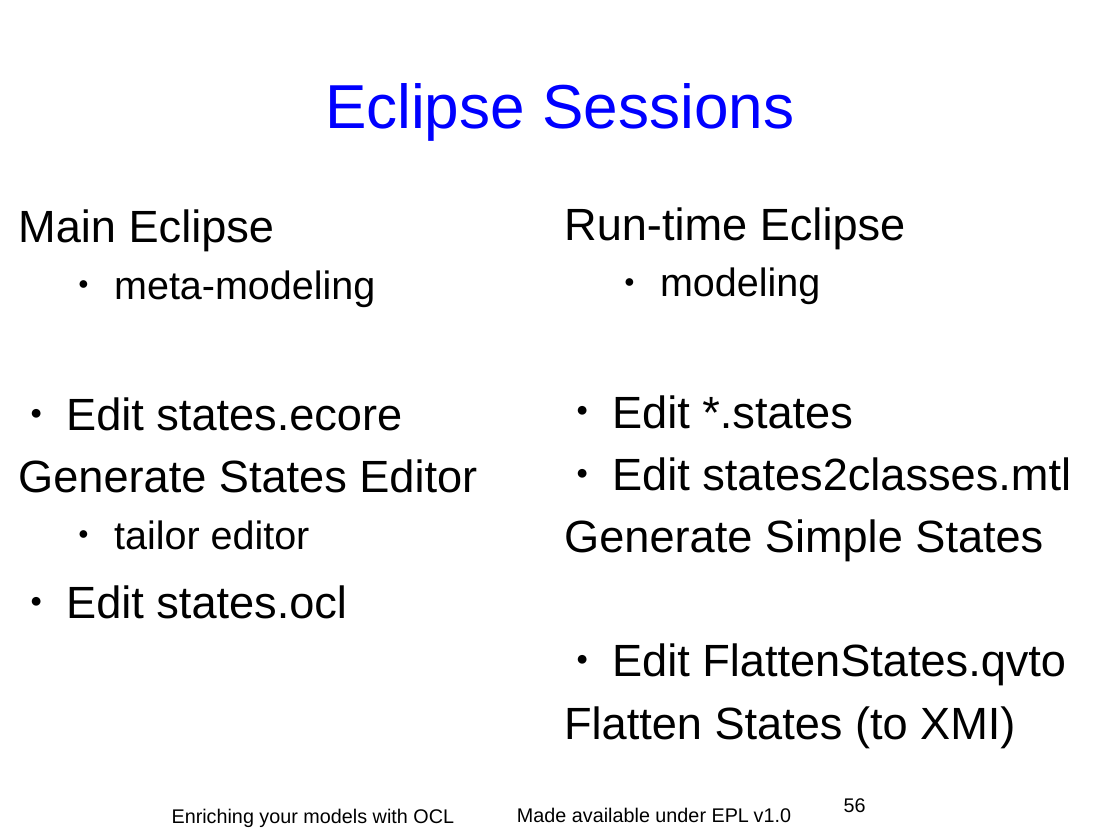
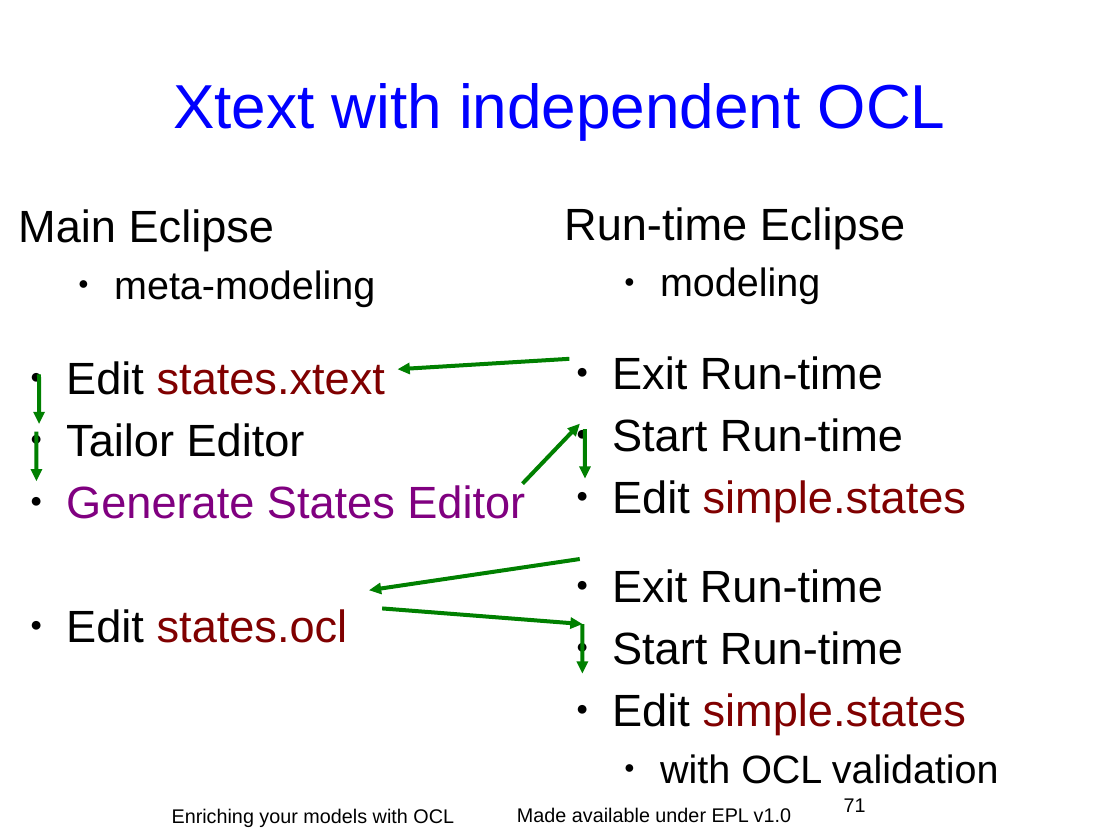
Before and after one commit to eclipse-ocl/ocl-website, a slide deck: slide 71 of ocl/docs/publications/EclipseCon2011Tutorial/EnrichingWithOCL.odp (slide 56 before the commit). Drawn at 1120x840 pixels with LibreOffice and Linux fonts; fonts in the diff are those of the drawing; background and template pictures are left out. Boxes give left, top, right and bottom in pixels: in the first picture for what was removed or moved away, otherwise in the second. Text is boxed around its words. In the diff, an @@ line names an element or a change of style, - is before the commit and + after.

```diff
--- a/ocl/docs/publications/EclipseCon2011Tutorial/EnrichingWithOCL.odp
+++ b/ocl/docs/publications/EclipseCon2011Tutorial/EnrichingWithOCL.odp
@@ title at (173, 83, 946, 139): text changed @@
-Eclipse Sessions
+Xtext with independent OCL
@@ arrow added from (569, 359) to (398, 369), #008000 2.83 pt @@
@@ text at (612, 356, 999, 784): text changed @@
-● Edit *.states
-● Edit states2classes.mtl
-Generate Simple States
-● Edit FlattenStates.qvto
-Flatten States (to XMI)
+● Exit Run-time
+● Start Run-time
+● Edit simple.states
+● Exit Run-time
+● Start Run-time
+● Edit simple.states
+  ● with OCL validation
@@ arrow added from (39, 375) to (39, 424), #008000 2.83 pt @@
@@ text at (66, 361, 385, 457): text changed @@
-● Edit states.ecore
+● Edit states.xtext
+● Tailor Editor
@@ arrow added from (37, 432) to (37, 481), #008000 2.83 pt @@
@@ arrow added from (522, 484) to (580, 424), #008000 2.83 pt @@
@@ arrow added from (585, 429) to (585, 479), #008000 2.83 pt @@
@@ text at (66, 483, 525, 643): text colour #000000 to #800080 in "Generate States Editor"; text colour #000000 to #800000 in "states.ocl"; bullet none to ● @@
@@ text at (114, 520, 310, 550): paragraph removed @@
-  ● tailor editor
@@ arrow added from (580, 559) to (369, 590), #008000 2.83 pt @@
@@ arrow added from (382, 609) to (582, 624), #008000 2.83 pt @@
@@ arrow added from (582, 624) to (582, 674), #008000 2.83 pt @@
@@ page number at (844, 798, 866, 812): text changed @@
-56
+71
```
Also in this commit, not shown: 27 other slides changed, 12 slides added, 1 slide removed.
